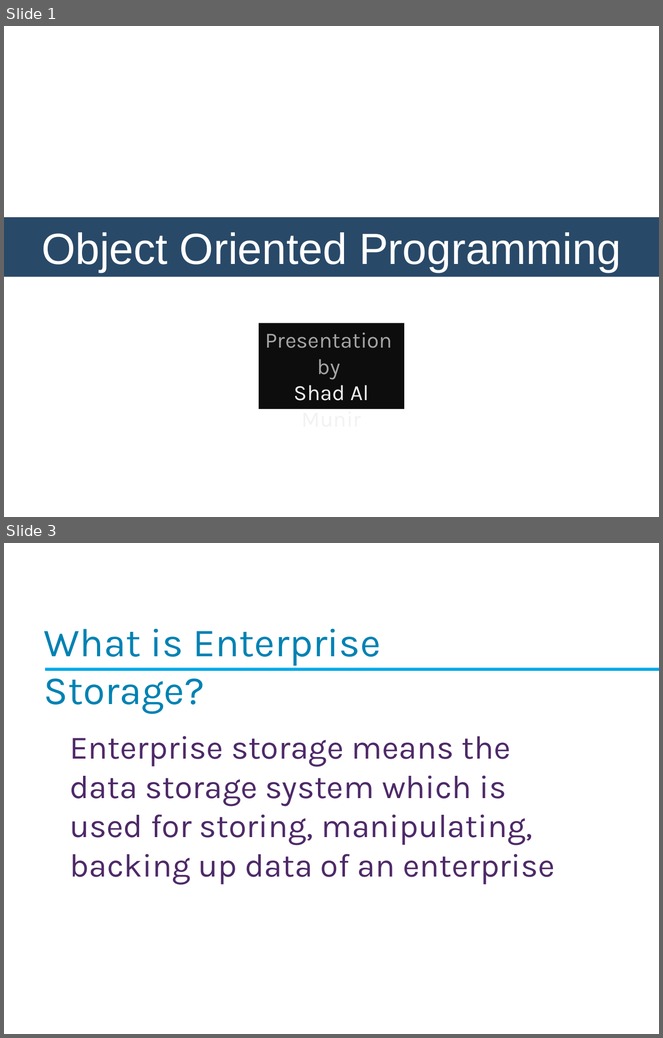
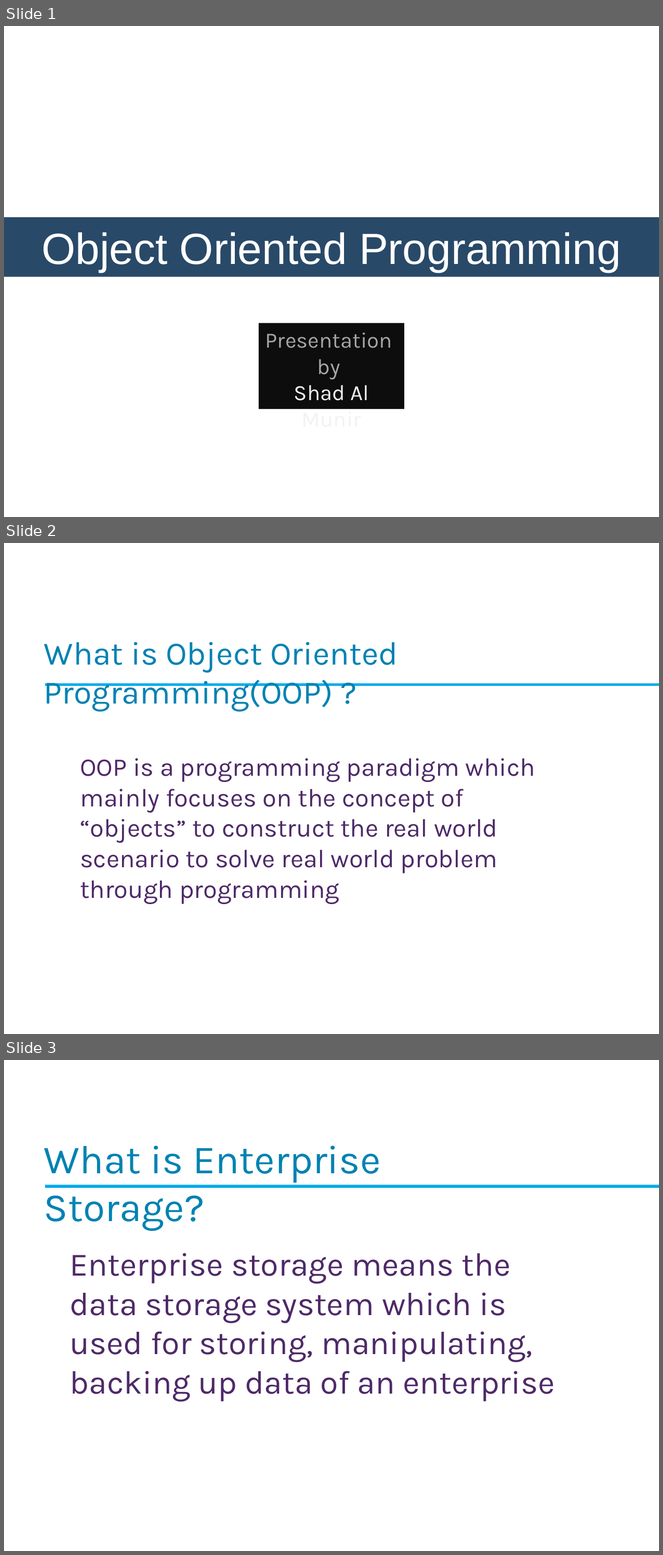
Before and after one commit to Imran4424/C-Plus-Plus-Object-Oriented, a slide deck: OOP.pptx. Shown one above the other, each under a label of ours: slides 1 and 3 before the commit, slides 1, 2 and 3 after it; the slides between them are not shown. The pictures are 663x1038 and 663x1555 pixels, drawn with LibreOffice and Linux fonts; fonts in the diff are those of the drawing; background and template pictures are left out. Boxes give left, top, right and bottom in pixels: in the first picture for what was removed or moved away, otherwise in the second. Text is boxed around its words. In the diff, an @@ line names an element or a change of style, - is before the commit and + after.

Commit message:
oop slide

```diff
--- a/OOP.pptx
+++ b/OOP.pptx
@@ slide 2 added at (x1=4, y1=543, x2=659, y2=1034), background picture (left out) @@
@@ text added at (x1=44, y1=642, x2=398, y2=712), 36 pt, text #0083B3 @@
+What is Object Oriented Programming(OOP) ?
@@ rectangle added at (x1=45, y1=683, x2=659, y2=686), fill gradient #4BB7F4 to #00AEEF to #009BD4, outline #00AEEF 0.5 pt @@
@@ text added at (x1=80, y1=758, x2=535, y2=874), 28 pt, text #4E2968 @@
+OOP is a programming paradigm which mainly focuses on the concept of “objects” to construct the real world scenario to solve real world problem through programming
```
Also in this commit, not shown: 6 slides removed.
